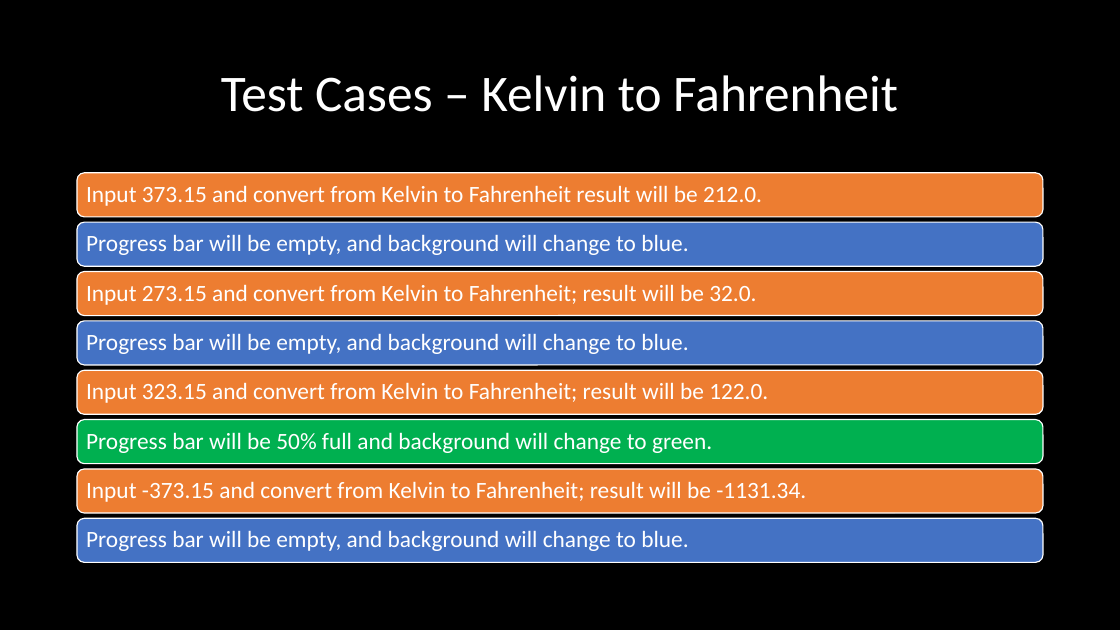
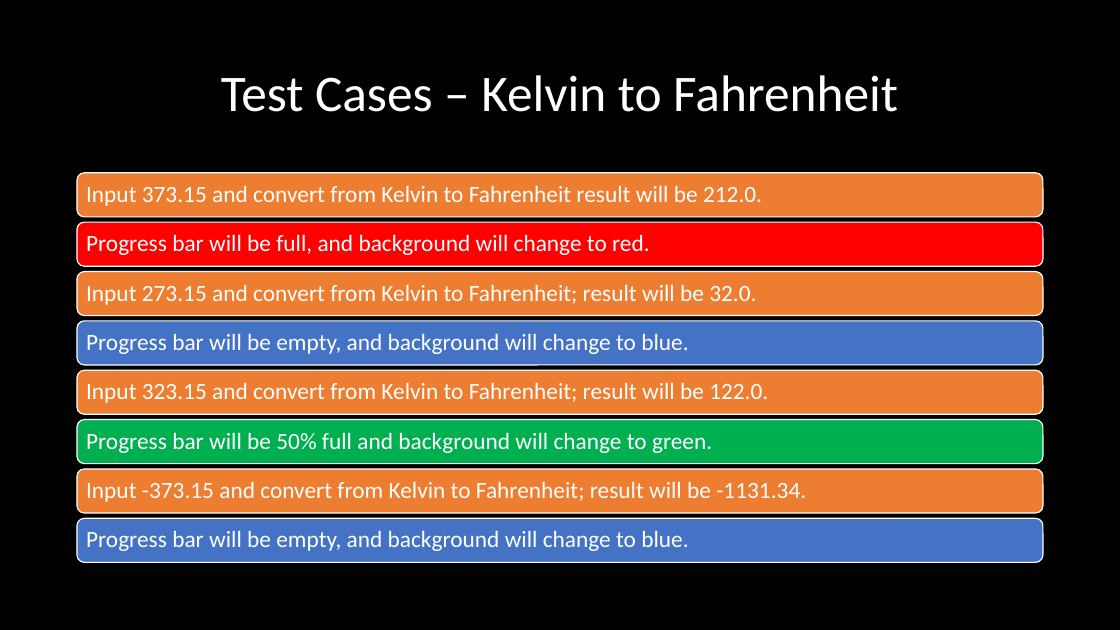
Before and after one commit to acn1008/ProjectComp730, a slide deck: slide 9 of Final Project.pptx. Drawn at 1120x630 pixels with LibreOffice and Linux fonts; fonts in the diff are those of the drawing; background and template pictures are left out. Boxes give left, top, right and bottom in pixels: in the first picture for what was removed or moved away, otherwise in the second. Text is boxed around its words. In the diff, an @@ line names an element or a change of style, - is before the commit and + after.

Commit message:
Add files via upload
Noticed some mistakes I made with copy paste in documenting test cases / fixing them.

```diff
--- a/Final Project.pptx
+++ b/Final Project.pptx
@@ rounded rectangle at box(77, 222, 1044, 266): fill #4472C4 to #FF0000 @@
@@ text at box(86, 234, 650, 255): text changed @@
-Progress bar will be empty, and background will change to blue.
+Progress bar will be full, and background will change to red.
```
Also in this commit, not shown: 2 other slides changed.
